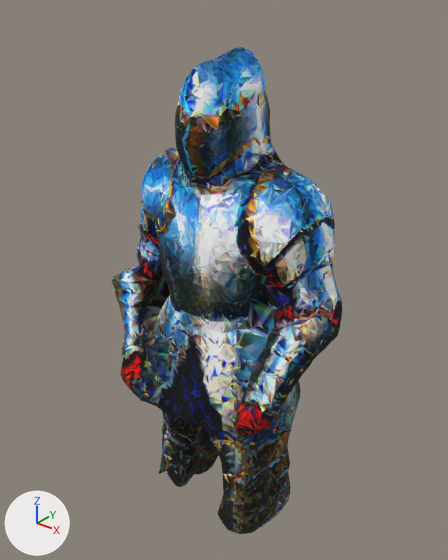
Two versions of the glTF model assets/mesh/knight-normal.glb, one commit apart.
Camera for both pictures: a 50 mm lens placed at (0.799, -1.025, 0.688), pointed at (-0.025, 0.005, 0.049). The axes (+X, +Y, +Z) are drawn at lower left. The lights are the same throughout. The older version comes first. Vertices at exactly the same position are counted once.

Script lines for the objects in view, before the commit:
```python
me_extracted_mesh = bpy.data.meshes.new('extracted_mesh')
me_extracted_mesh.from_pydata(...)  # 4582 vertices, 9164 faces; spans x -0.183..0.184, y -0.312..0.265, z -0.611..0.565
me_extracted_mesh.materials.append(mat_mesh)  # picture img_extracted_mesh
ob_extracted_mesh = bpy.data.objects.new('extracted_mesh', me_extracted_mesh)
ob_extracted_mesh.location = (0.0, 0.0, 0.0)
ob_extracted_mesh.rotation_euler = (0.0, 0.0, -1.571)  # degrees (0, 0, -90)
```
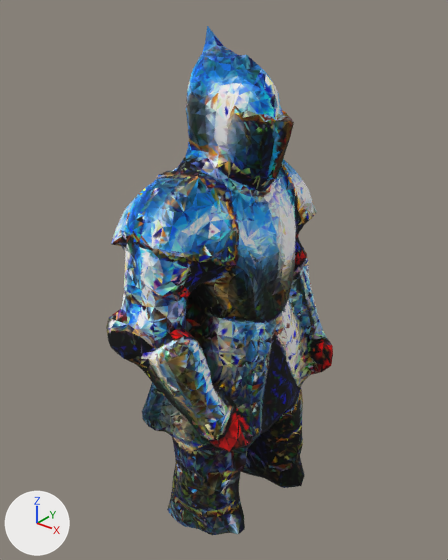
Boxes [x1, y1, x2, y2] around the edits, measured in the pictures (448 x 560 px):
'extracted_mesh', reshaped, turned
    before: [112, 47, 342, 534]
    after: [106, 26, 333, 535]

Diff of the bpy script that builds the scene:
```diff
--- a/assets/mesh/knight-normal.glb.py
+++ b/assets/mesh/knight-normal.glb.py
@@ me_extracted_mesh @@
 # used by ob_extracted_mesh; location = (0.0, 0.0, 0.0); rotation_euler = (0.0, 0.0, -1.571), in degrees (0, 0, -90)
-me_extracted_mesh.from_pydata(...)  # 4582 vertices, 9164 faces; spans x -0.183..0.184, y -0.312..0.265, z -0.611..0.565
+me_extracted_mesh.from_pydata(...)  # 4582 vertices, 9164 faces; spans x -0.189..0.193, y -0.317..0.265, z -0.609..0.605
+# me_extracted_mesh part 1: 4580 of 4582 vertices moved; they spanned x -0.183..0.184, y -0.312..0.265, z -0.611..0.565 and now span x -0.189..0.193, y -0.317..0.265, z -0.609..0.605; mean shift (0.0, 0.0, -0.001); largest move (-0.009, -0.217, -0.046) -> (0.017, -0.201, -0.115)
 me_extracted_mesh.materials.append(mat_mesh)
@@ ob_extracted_mesh @@
 ob_extracted_mesh.location = (0.0, 0.0, 0.0)
-ob_extracted_mesh.rotation_euler = (0.0, 0.0, -1.571)  # degrees (0, 0, -90)
```
